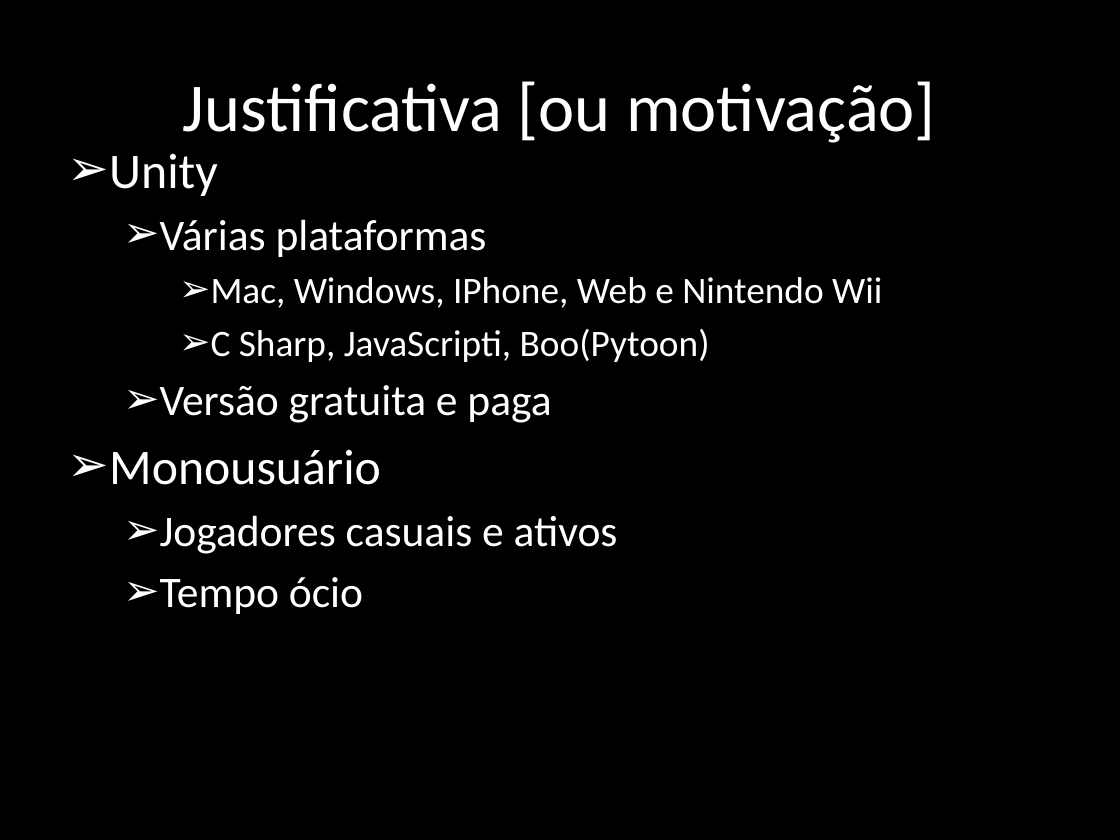
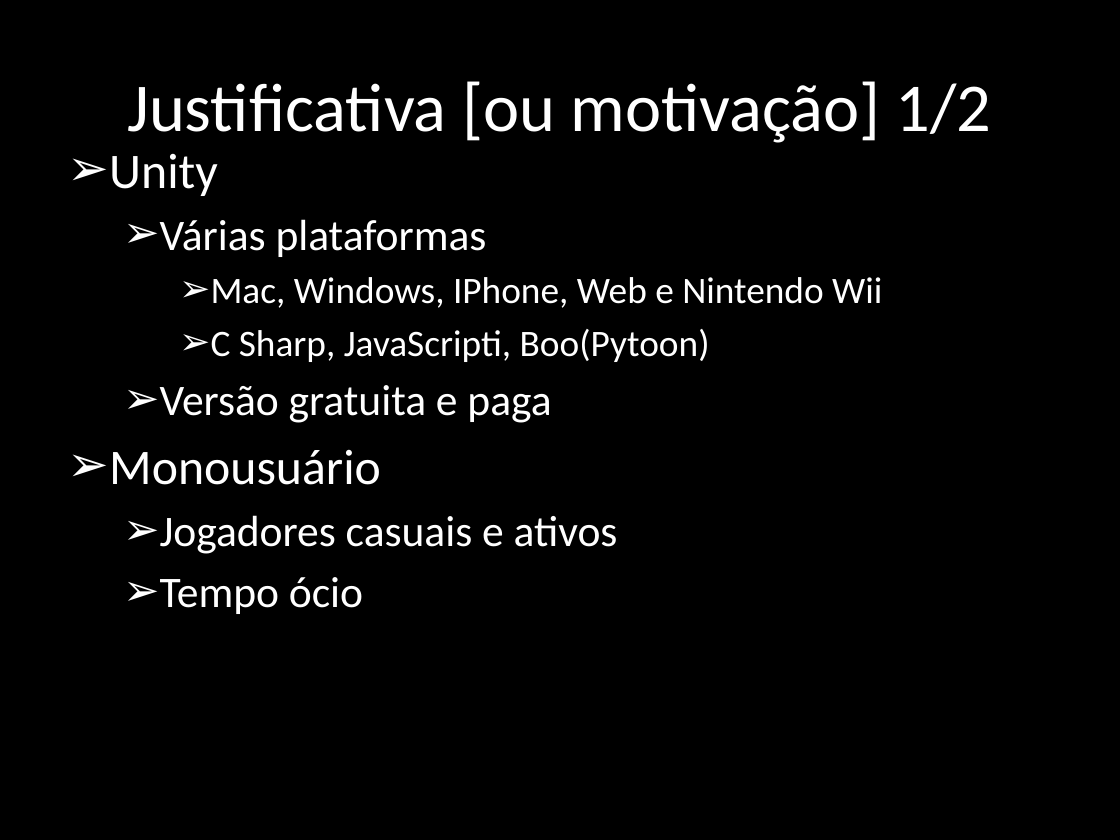
Before and after one commit to rafaelmoura0402/rafaelTCC, a slide deck: slide 7 of pre-projeto/apresentacao.pptx. Drawn at 1120x840 pixels with LibreOffice and Linux fonts; fonts in the diff are those of the drawing. Boxes give left, top, right and bottom in pixels: in the first picture for what was removed or moved away, otherwise in the second. Text is boxed around its words. In the diff, an @@ line names an element or a change of style, - is before the commit and + after.

```diff
--- a/pre-projeto/apresentacao.pptx
+++ b/pre-projeto/apresentacao.pptx
@@ title at [127, 81, 992, 143]: text changed @@
-Justificativa [ou motivação]
+Justificativa [ou motivação] 1/2
```
Also in this commit, not shown: 3 other slides changed.
